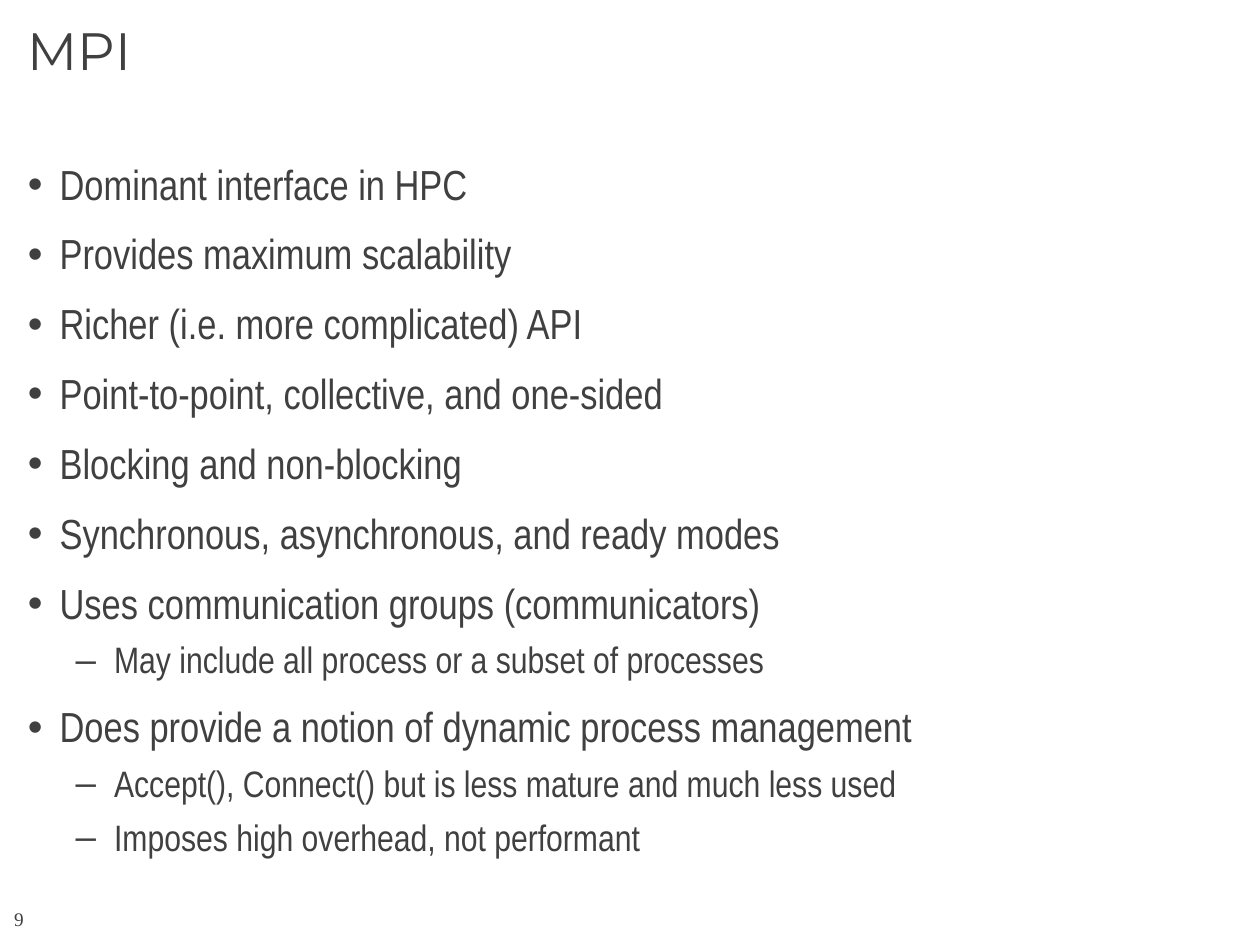
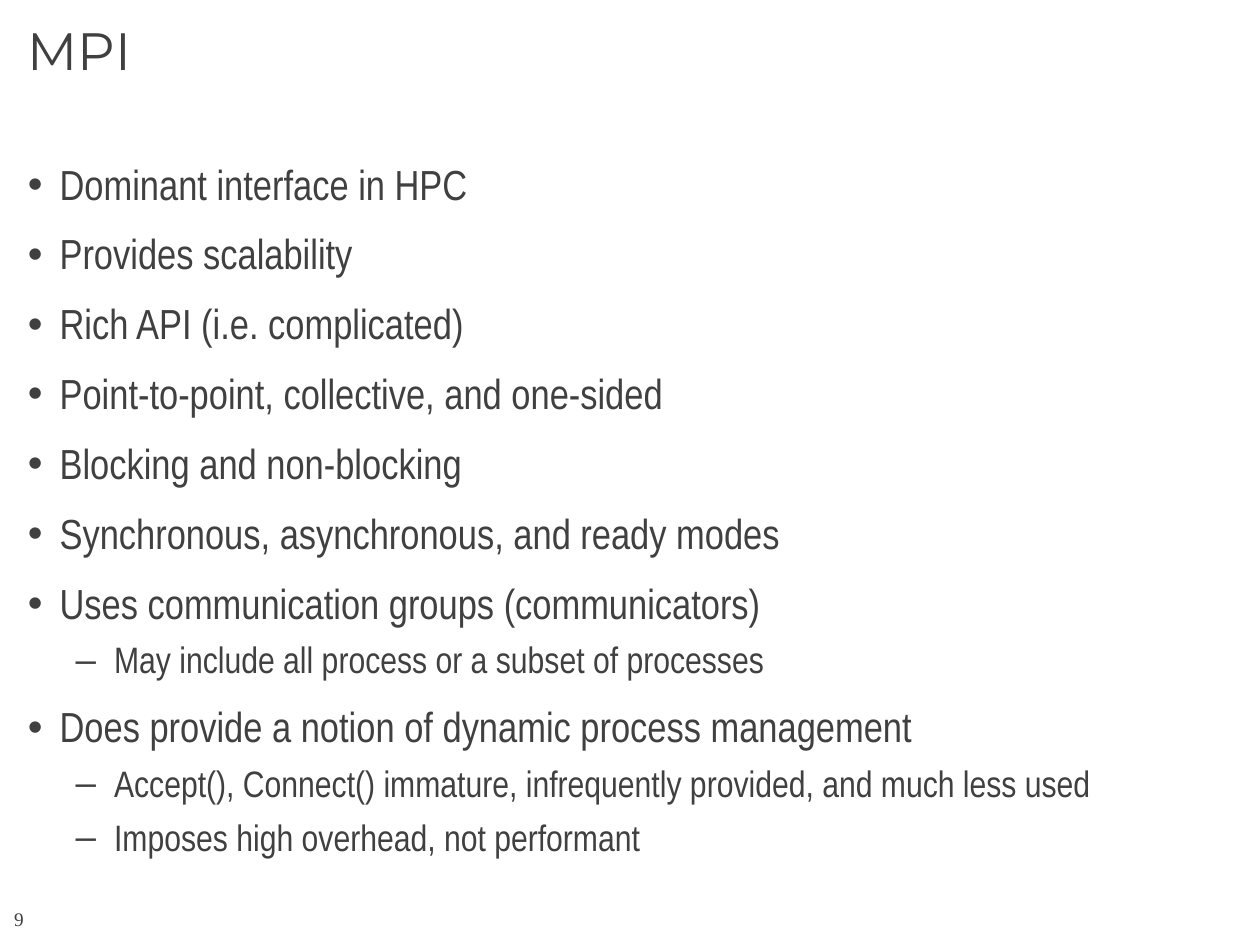
Before and after one commit to CCI/pub, a slide deck: slide 9 of slides/HotI-2011/2011-HotI-CCI-OLCF.pptx. Drawn at 1260x945 pixels with LibreOffice and Linux fonts; fonts in the diff are those of the drawing; background and template pictures are left out. Boxes give left, top, right and bottom in pixels: in the first picture for what was removed or moved away, otherwise in the second. Text is boxed around its words. In the diff, an @@ line names an element or a change of style, - is before the commit and + after.

```diff
--- a/slides/HotI-2011/2011-HotI-CCI-OLCF.pptx
+++ b/slides/HotI-2011/2011-HotI-CCI-OLCF.pptx
@@ text at bbox=[60, 238, 463, 348]: text changed @@
-• Provides maximum scalability
-• Richer (i.e. more complicated) API
+• Provides scalability
+• Rich API (i.e. complicated)
@@ text at bbox=[114, 770, 1090, 805]: text changed @@
-  – Accept(), Connect() but is less mature and much less used
+  – Accept(), Connect() immature, infrequently provided, and much less used
```
Also in this commit, not shown: 7 other slides changed.
